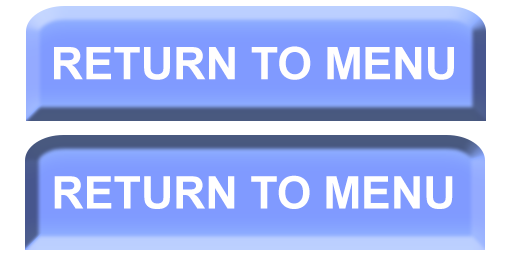
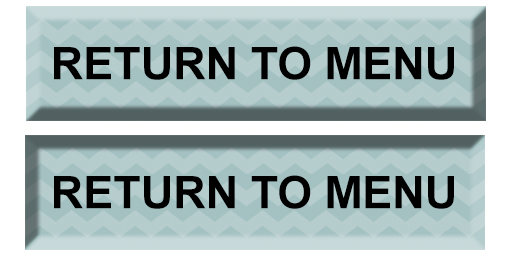
Layers edited between the first and the second (512, 256) image:
moved "txt1" above "Lag 1", painted on it over 54, 46, 454, 80
removed layer "Form 1 kopier" over 25, 135, 485, 250
removed layer "Form 1" over 26, 6, 486, 121
added layer "Lag 1" above "txt2" over 26, 6, 486, 121
painted on "txt2" over 54, 175, 454, 209
added layer "Lag 1 kopier" over 25, 135, 485, 250
